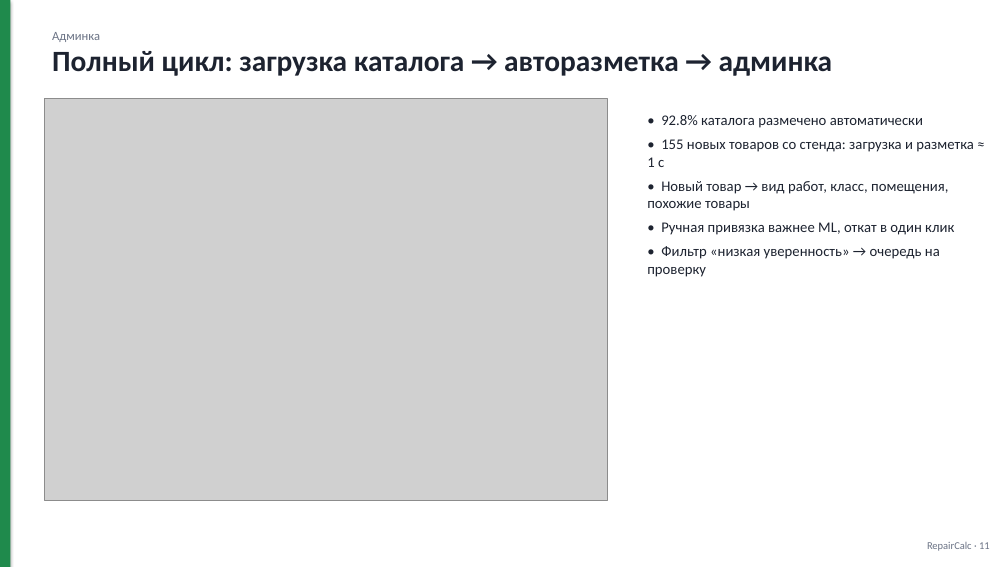
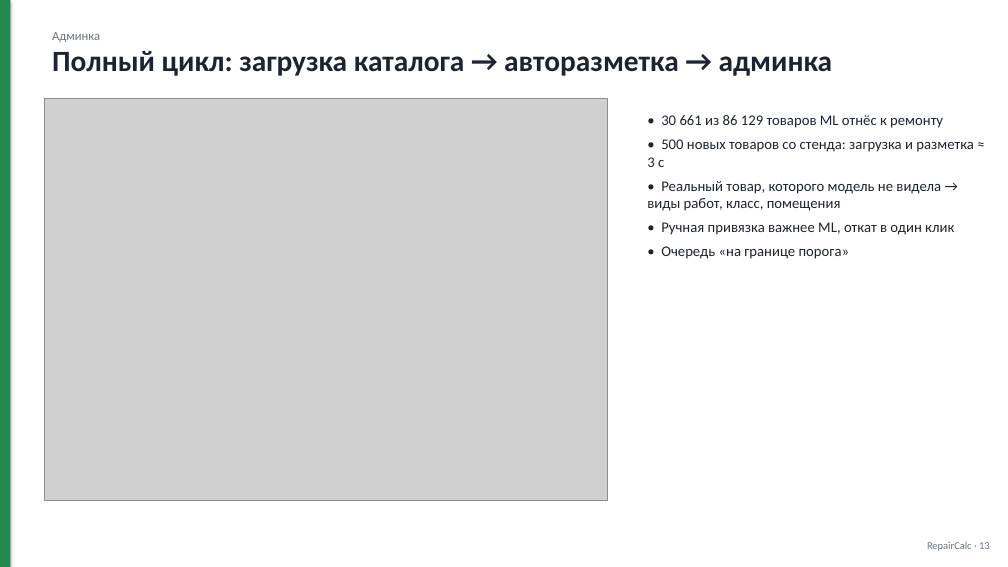
Before and after one commit to kragimov07-rgb/https---github.com-kragimov07-rgb-Clark, a slide deck: slide 13 of docs/RepairCalc.pptx (slide 11 before the commit). Drawn at 1008x567 pixels with LibreOffice and Linux fonts; fonts in the diff are those of the drawing; grey boxes stand for pictures. Boxes give left, top, right and bottom in pixels: in the first picture for what was removed or moved away, otherwise in the second. Text is boxed around its words. In the diff, an @@ line names an element or a change of style, - is before the commit and + after.

```diff
--- a/docs/RepairCalc.pptx
+++ b/docs/RepairCalc.pptx
@@ text at box(647, 115, 974, 211): text changed @@
-• 92.8% каталога размечено автоматически
-• 155 новых товаров со стенда: загрузка и разметка ≈ 1 с
-• Новый товар → вид работ, класс, помещения, похожие товары
+• 30 661 из 86 129 товаров ML отнёс к ремонту
+• 500 новых товаров со стенда: загрузка и разметка ≈ 3 с
+• Реальный товар, которого модель не видела → виды работ, класс, помещения
@@ text at box(661, 246, 850, 259): text changed @@
-• Фильтр «низкая уверенность» → очередь на проверку
+• Очередь «на границе порога»
```
Also in this commit, not shown: 13 other slides changed, 2 slides added, 31 other files.
